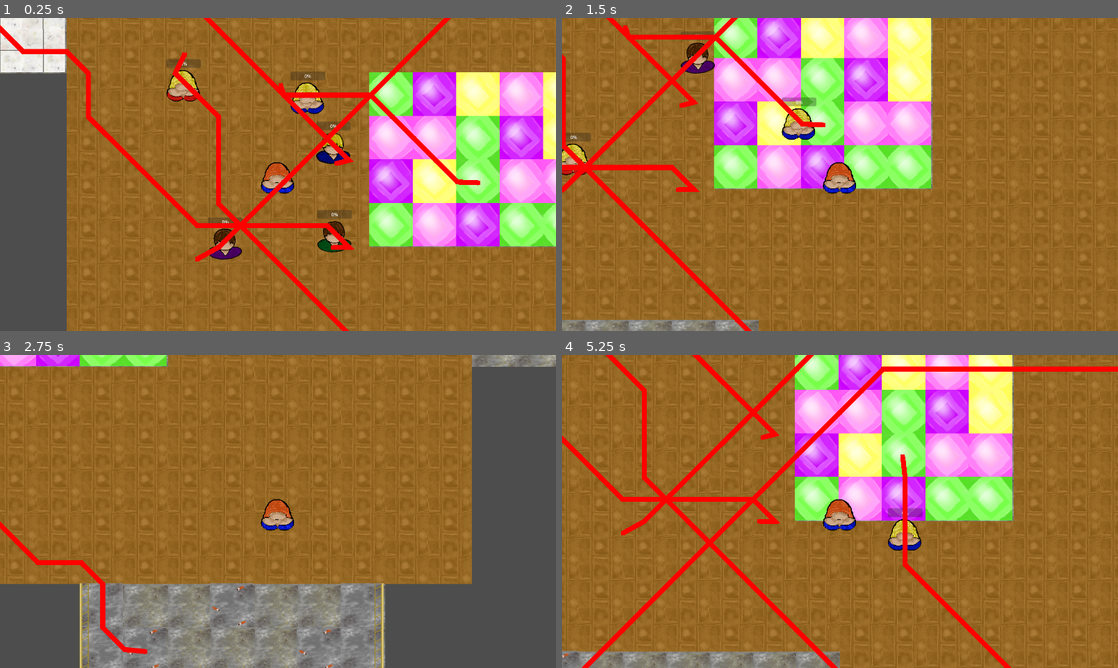
Above: before the commit, frames 1-4 (two rows, left to right).
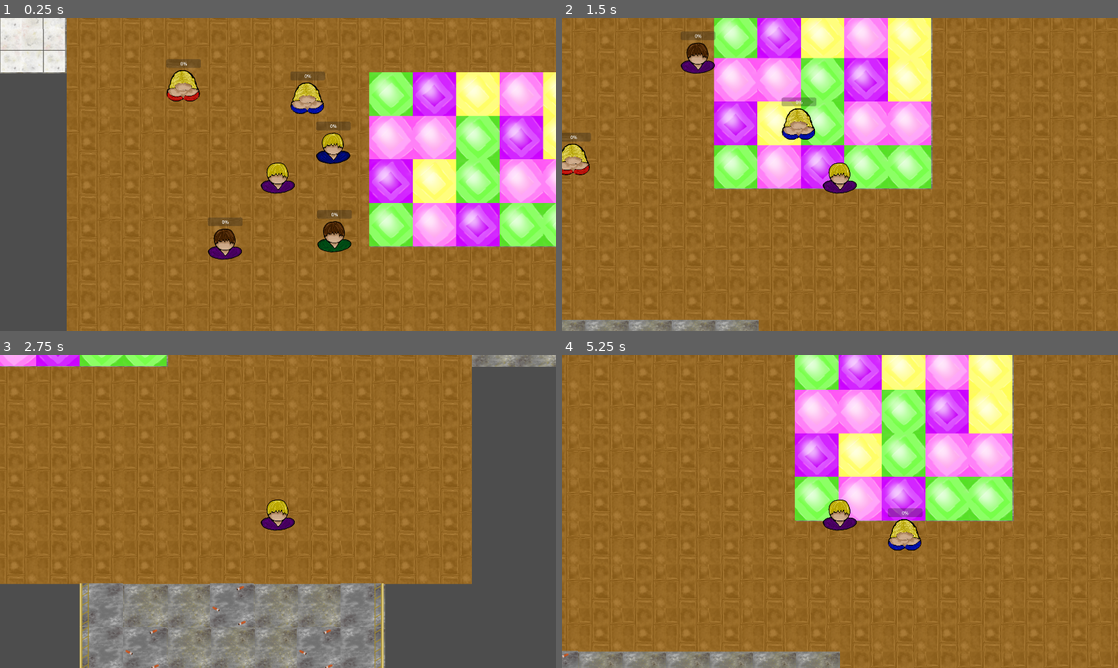
Above: after the commit, the same moments.

Repository: mntjams/game-jam-25-2
Game: Godot game, scene res://scenes/game.tscn
Same seed, same stepped clock (60 frames per second), same inputs: the game is played once before the commit and once after it. The engine's default icon, where the game draws it, is replaced by a stand-in: a white triangle on a blue panel in a dark square. Sound files missing from this copy of the repository are replaced by a short silence.
Inputs:
- Up to frame 1 (0.25 s): no input
- Up to frame 2 (1.5 s): hold D (right) 0.53-1.28 s; hold E (interact) 0.53-1.28 s; hold S (down) from 1.28 s (still down); tap Space (slots) at 1.35 s
- Up to frame 3 (2.75 s): release S (down) at 2.03 s; hold D (right) from 2.03 s (still down); tap Q at 2.1 s
- Up to frame 4 (5.25 s): release D (right) at 2.78 s; hold W (up) 2.78-3.53 s; tap E (interact) at 2.85 s; hold A (left) 3.53-5.03 s; tap Space (slots) at 3.6 s; tap Q at 4.35 s; hold S (down) from 5.03 s (still down); hold E (interact) from 5.03 s (still down)

The runs differ from the first frame. In frame 1, 5.1% of the frame differs, in the area x 0-87%, y 0-100%; in frame 2, 3.6%; in frame 3, 1.1%; in frame 4, 6.2%, in the area x 0-100%, y 0-100%.

Commit message:
Update player costume and minigame points

Diff:
--- a/scenes/npc.tscn
+++ b/scenes/npc.tscn
@@ -14,8 +14,6 @@
 target_desired_distance = 1.0
 path_postprocessing = 1
 avoidance_enabled = true
-debug_enabled = true
-debug_use_custom = true
 debug_path_custom_color = Color(0.40815094, 0.719206, 0, 1)
 debug_path_custom_point_size = 11.78
 debug_path_custom_line_width = 12.3
--- a/scenes/player.tscn
+++ b/scenes/player.tscn
@@ -1,7 +1,7 @@
 [gd_scene load_steps=6 format=3 uid="uid://cnqvyca6wo77l"]
 
 [ext_resource type="Script" uid="uid://d1wsjjv1u2y0q" path="res://scripts/player.gd" id="1_g2els"]
-[ext_resource type="Texture2D" uid="uid://bt3ohhv6xofxn" path="res://assets/img/npc/woman/woman_ginger_blue.png" id="2_qhqgy"]
+[ext_resource type="Texture2D" uid="uid://drvau1y75asu6" path="res://assets/img/npc/man/man_blonde_violet.png" id="2_qhqgy"]
 [ext_resource type="Texture2D" uid="uid://b2q146hutsua7" path="res://assets/img/text_rect_small.png" id="3_qhqgy"]
 
 [sub_resource type="CapsuleShape2D" id="CapsuleShape2D_gee14"]
--- a/scenes/woman.tscn
+++ b/scenes/woman.tscn
@@ -84,8 +84,6 @@
 path_desired_distance = 5.0
 target_desired_distance = 5.0
 path_postprocessing = 1
-debug_enabled = true
-debug_use_custom = true
 debug_path_custom_color = Color(1, 0, 0, 1)
 debug_path_custom_point_size = 14.6
 debug_path_custom_line_width = 17.3
--- a/scripts/bar_minigame.gd
+++ b/scripts/bar_minigame.gd
@@ -16,8 +16,8 @@
 signal finished(success: bool, interest_gained : float)
 
 @onready var win_timer = $WinTimer
-var lost_reward = -10
-var win_reward = 10
+var lost_reward = -15
+var win_reward = 30
 
 
 # Called when the node enters the scene tree for the first time.
--- a/scripts/cigar_minigame.gd
+++ b/scripts/cigar_minigame.gd
@@ -19,7 +19,7 @@
 
 signal finished(success: bool, interest_gained : float)
 
-var interest_gained : float = 10.0
+var interest_gained : float = 30
 
 func start():
 	pass
--- a/scripts/piss.gd
+++ b/scripts/piss.gd
@@ -3,7 +3,7 @@
 @onready var slider = $CanvasLayer/slider
 
 var dir = 1
-var interest_gained : float = 10
+var interest_gained : float = 30
 var finished_mini : bool = false
 var sweet_spot = 0
 
--- a/scripts/quicktime_event_minigame.gd
+++ b/scripts/quicktime_event_minigame.gd
@@ -30,7 +30,7 @@
 
 ]
 
-var interest_gained : float = 10
+var interest_gained : float = 30
 
 signal finished(success: bool)
 
--- a/scripts/slot_minigame.gd
+++ b/scripts/slot_minigame.gd
@@ -2,7 +2,7 @@
 
 signal finished(success: bool, interest_gained : float)
 
-var interest_gained : float = 10
+var interest_gained : float = 30
 var shift : float = 6
 var down_speed : float = 0.2
 @onready var slider = $CanvasLayer/slot
